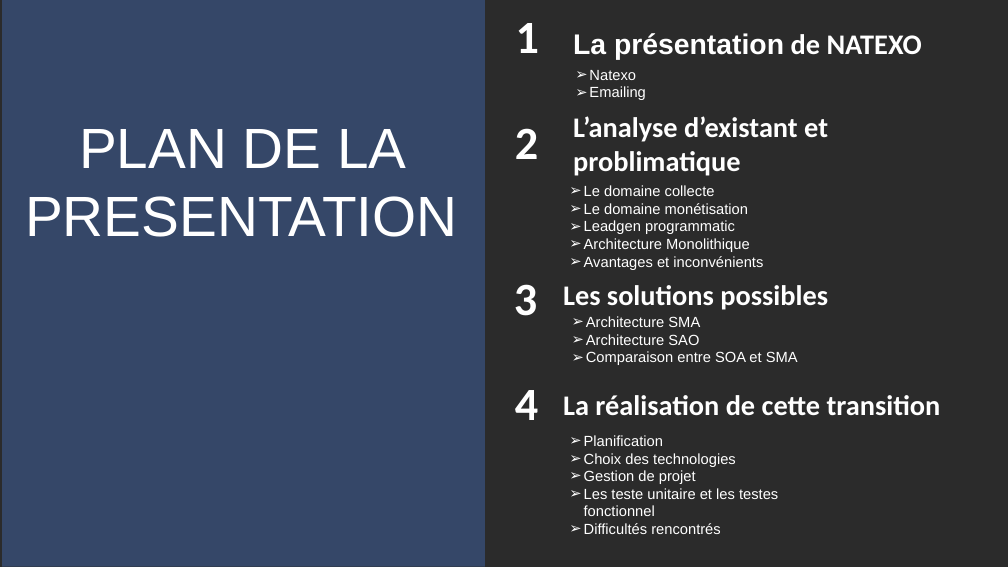
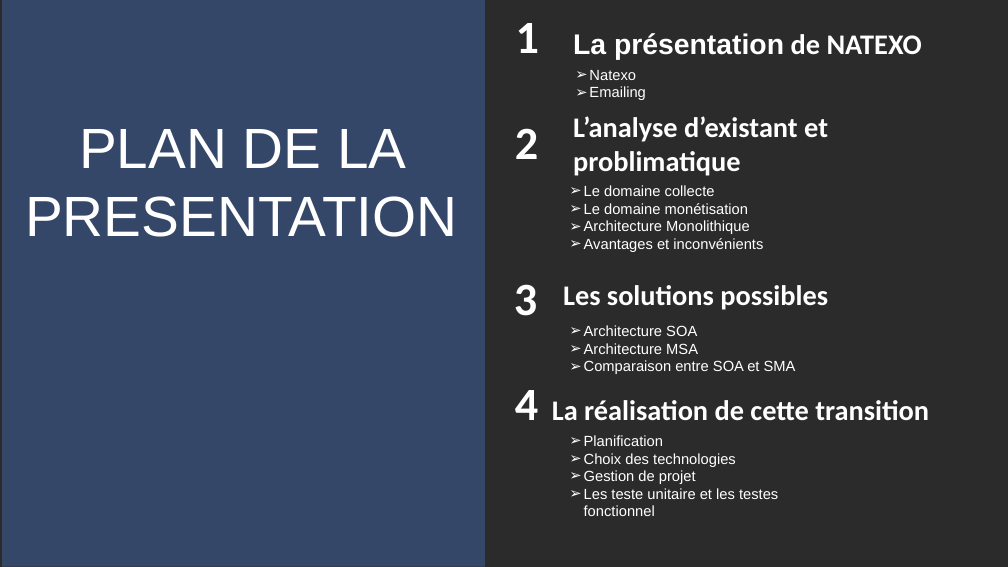
Before and after one commit to messaoudibrahim/Memoire, a slide deck: slide 2 of DIAPO/Présentation.pptx. Drawn at 1008x567 pixels with LibreOffice and Linux fonts; fonts in the diff are those of the drawing; background and template pictures are left out; a plain dark background stands for a picture behind light text. Boxes give left, top, right and bottom in pixels: in the first picture for what was removed or moved away, otherwise in the second. Text is boxed around its words. In the diff, an @@ line names an element or a change of style, - is before the commit and + after.

```diff
--- a/DIAPO/Présentation.pptx
+++ b/DIAPO/Présentation.pptx
@@ text at bbox=[584, 220, 735, 234]: paragraph removed @@
-➢ Leadgen programmatic
@@ text "Architecture SOA": place and size @@
-text "Architecture SOA" at bbox=[586, 316, 798, 365]
+text "Architecture SOA" at bbox=[584, 325, 796, 374]
@@ text at bbox=[584, 325, 698, 354]: text changed @@
-➢ Architecture SMA
-➢ Architecture SAO
+➢ Architecture SOA
+➢ Architecture MSA
@@ text "La réalisation de cette transition": place and size @@
-text "La réalisation de cette transition" at bbox=[563, 395, 941, 415]
+text "La réalisation de cette transition" at bbox=[552, 400, 929, 420]
@@ text at bbox=[584, 523, 721, 534]: paragraph removed @@
-➢ Difficultés rencontrés
```
Also in this commit, not shown: 6 other slides changed, 3 other files.
